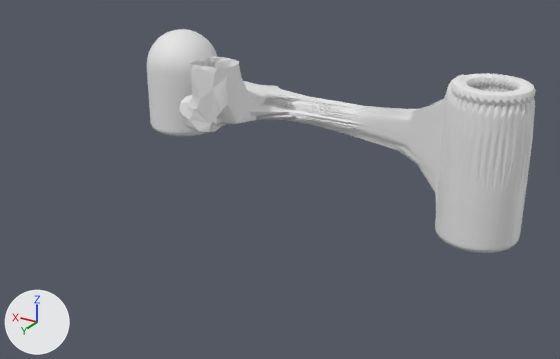
A saved change to the Blender file missile_silo/Assets/Blender/untitled.blend.
Rendered twice from a 50 mm lens placed at (-28.7, 118.7, 70.2), pointed at (46.4, -6.5, 7.6). Every picture has the same lights, and +X, +Y and +Z are marked at lower left.

The first picture shows 'INTRUDERMAP BELOW'.
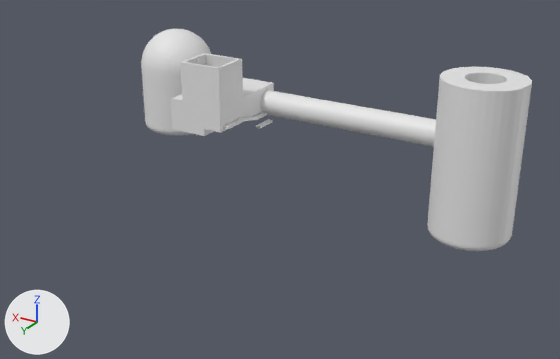
Where the change shows, as pixel boxes [x1, y1, x2, y2] in the pictures (560 x 359 px):
'INTRUDERMAP BELOW', moved, modifiers changed: before [147, 29, 536, 253]; after [141, 29, 532, 251]
'Vents1.004', added: after [223, 118, 245, 129]
'Vents1.001', added: after [256, 119, 272, 129]

Patch to the scene script:
```diff
--- a/missile_silo/Assets/Blender/untitled.blend.py
+++ b/missile_silo/Assets/Blender/untitled.blend.py
@@ me_cube_010 @@
+me_cube_010.from_pydata(...)  # 103 vertices, 76 faces; spans x -0.02..0.22, y -4.96..-1.27, z -0.99..1.01
@@ me_cube_004 @@
+me_cube_004.from_pydata(...)  # 19 vertices, 14 faces; spans x -0.26..-0.22, y 4.84..14.74, z -5.61..-3.61
@@ ob_intrudermap_below @@
 ob_intrudermap_below = bpy.data.objects.new('INTRUDERMAP BELOW', me_intrudermap_below_002)
-ob_intrudermap_below.location = (0.0, 0.0, 0.0)
+ob_intrudermap_below.location = (1.5, 0.0, 0.0)
 ob_intrudermap_below.rotation_euler = (1.571, 0.0, 0.0)  # degrees (90, 0, 0)
-_m = ob_intrudermap_below.modifiers.new('Subdivision', 'SUBSURF')
-_m.levels = 0
-_m.render_levels = 1
@@ ob_vents1_004 @@
+ob_vents1_004 = bpy.data.objects.new('Vents1.004', me_cube_010)
+ob_vents1_004.location = (54.4, -1.4, 18.8)
+ob_vents1_004.rotation_euler = (0.0, 0.0, 1.571)  # degrees (0, 0, 90)
+ob_vents1_004.scale = (-25.0, 0.5, 0.25)
@@ ob_vents1_001 @@
+ob_vents1_001 = bpy.data.objects.new('Vents1.001', me_cube_004)
+ob_vents1_001.location = (47.7, -17.2, 17.7)
+ob_vents1_001.scale = (-25.0, 0.5, 0.25)
```
